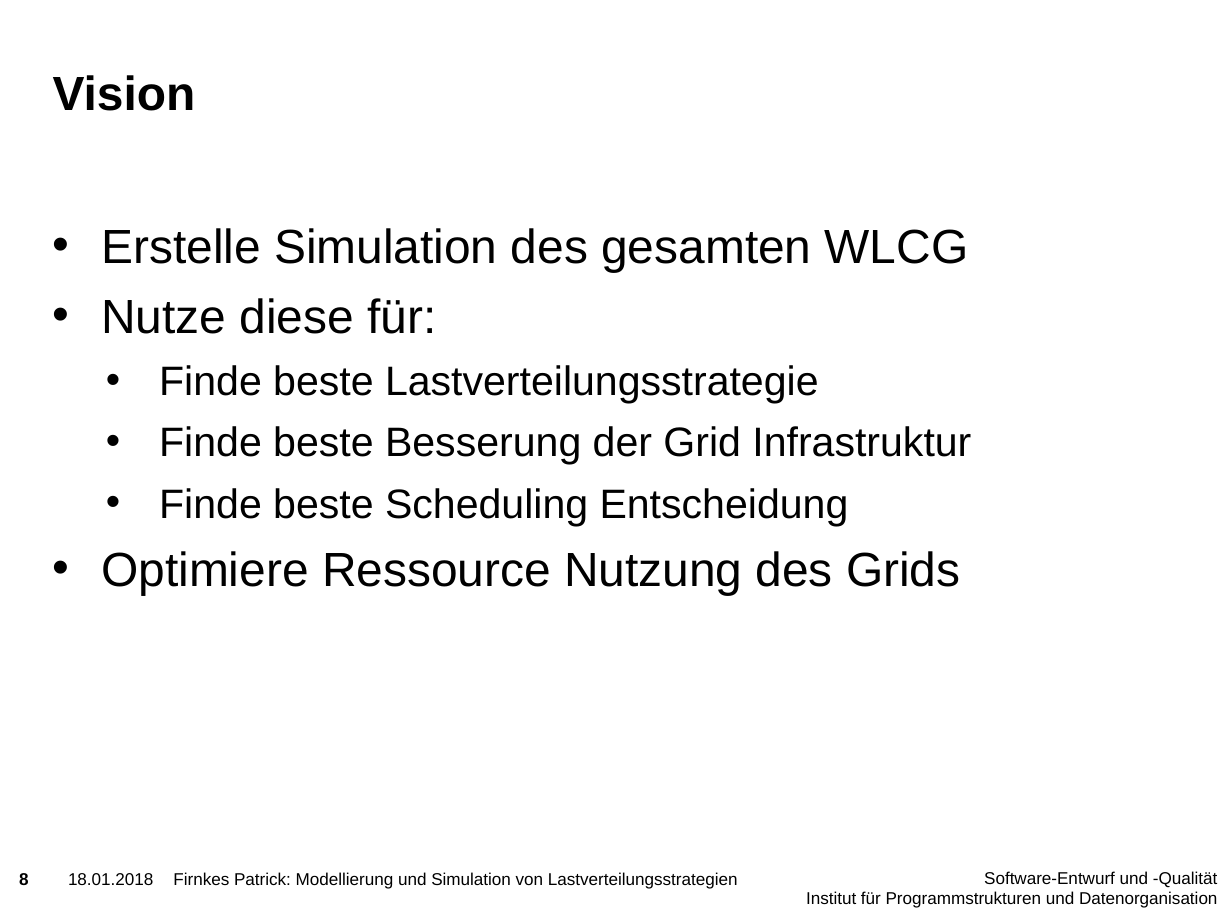
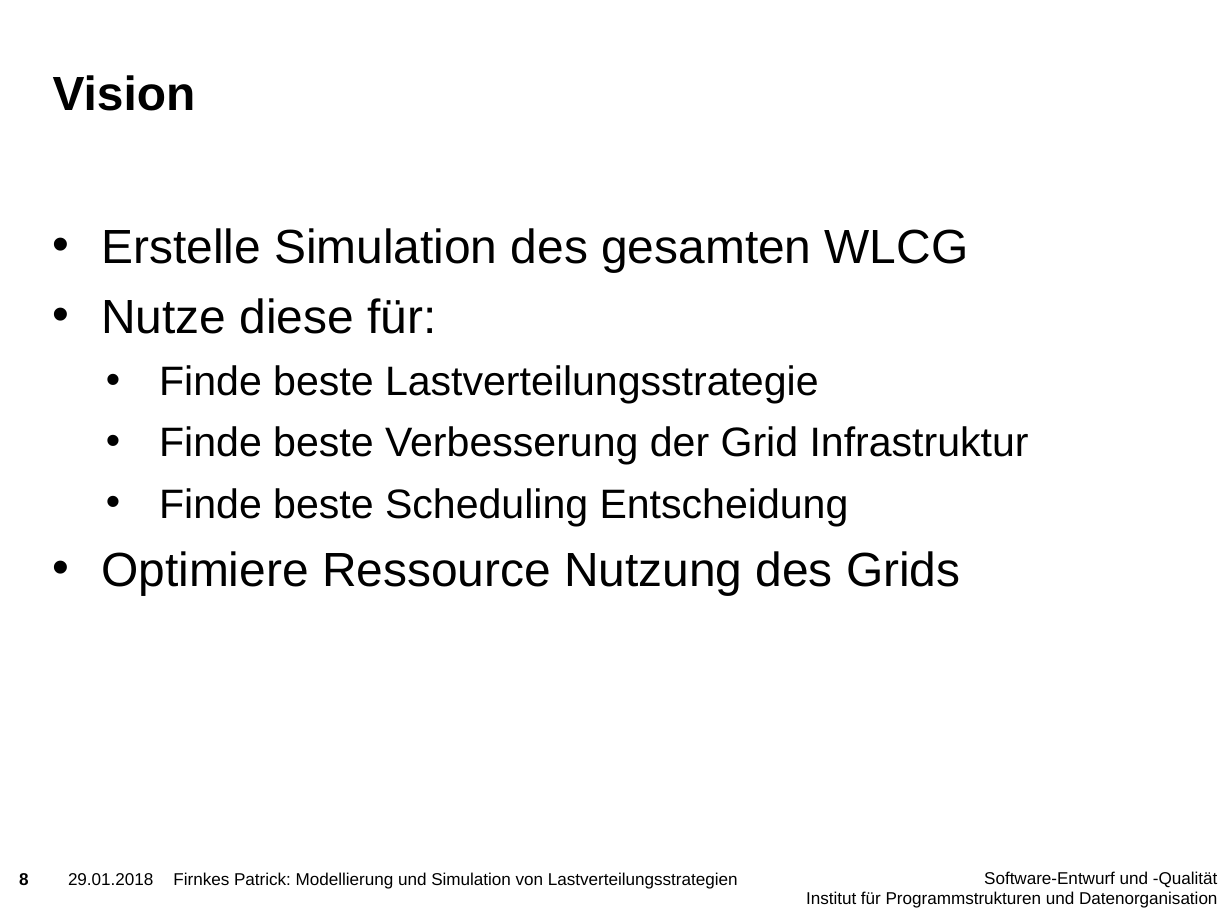
Before and after one commit to PatFirn/wlcg-loadbalancing, a slide deck: slide 8 of presentations/projekt-vorstellung.pptx. Drawn at 1232x924 pixels with LibreOffice and Linux fonts; fonts in the diff are those of the drawing; background and template pictures are left out. Boxes give left, top, right and bottom in pixels: in the first picture for what was removed or moved away, otherwise in the second. Text is boxed around its words. In the diff, an @@ line names an element or a change of style, - is before the commit and + after.

```diff
--- a/presentations/projekt-vorstellung.pptx
+++ b/presentations/projekt-vorstellung.pptx
@@ text at (159, 426, 1029, 465): text changed @@
-  • Finde beste Besserung der Grid Infrastruktur
+  • Finde beste Verbesserung der Grid Infrastruktur
@@ text at (68, 873, 153, 885): text changed @@
-18.01.2018
+29.01.2018
```
Also in this commit, not shown: 17 other slides changed.
